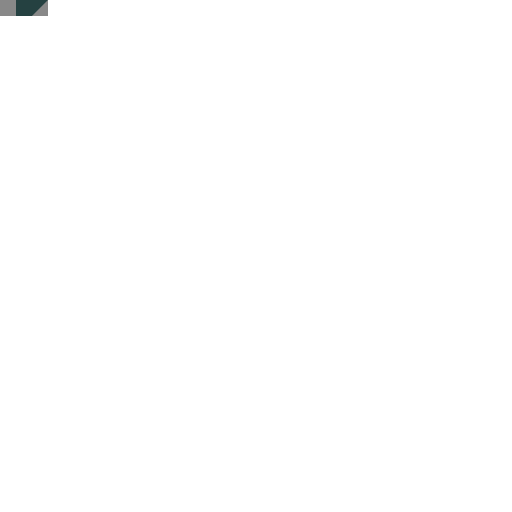
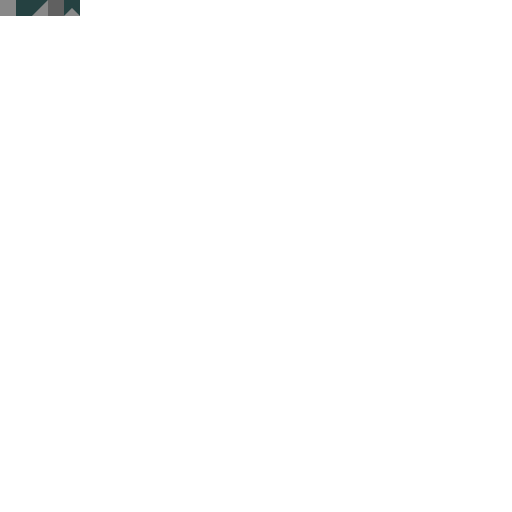
Layers edited between the first and the second 512px x 512px image:
painted on "Background" over 48, 0, 80, 16
